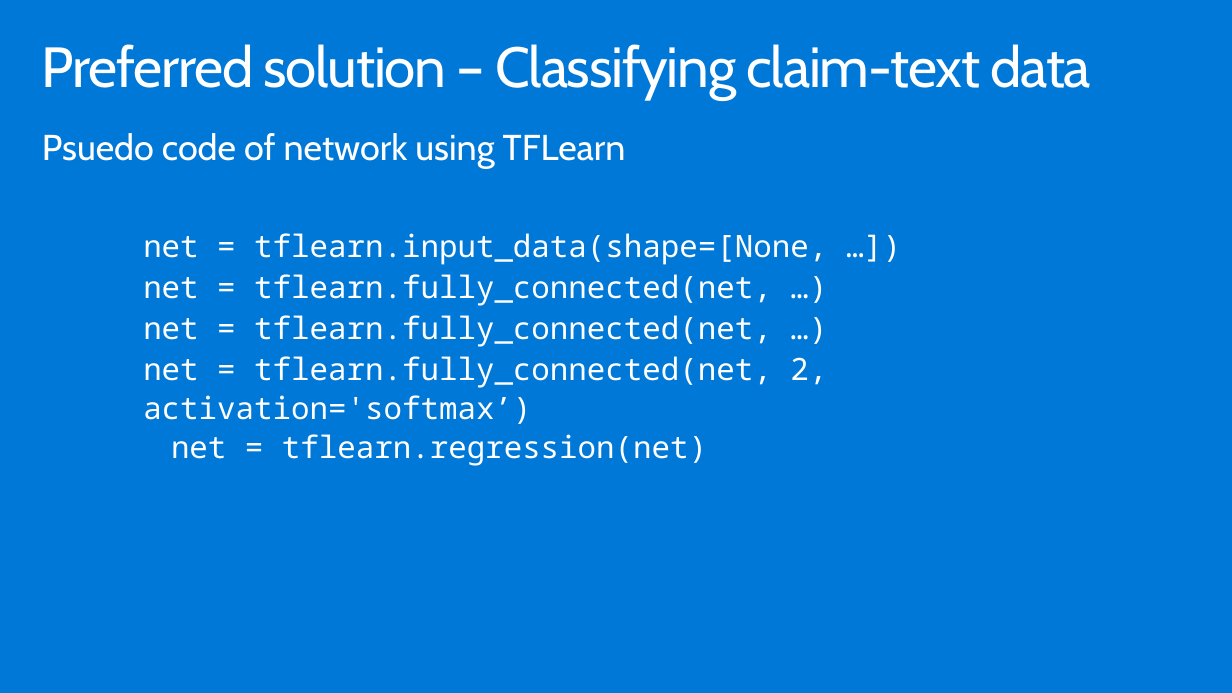
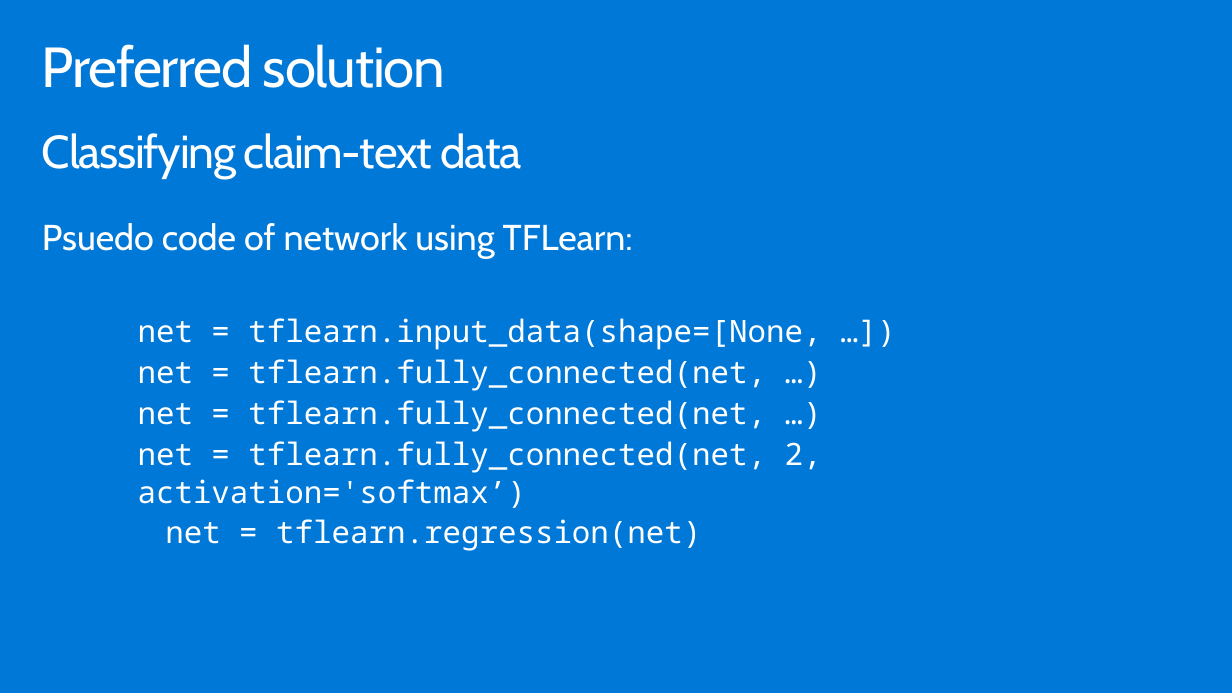
Before and after one commit to nenves/MCW-Cognitive-services-and-deep-learning, a slide deck: slide 19 of Whiteboard design session/WDS trainer presentation - Cognitive Services and deep learning.pptx. Drawn at 1232x693 pixels with LibreOffice and Linux fonts; fonts in the diff are those of the drawing. Boxes give left, top, right and bottom in pixels: in the first picture for what was removed or moved away, otherwise in the second. Text is boxed around its words. In the diff, an @@ line names an element or a change of style, - is before the commit and + after.

```diff
--- a/Whiteboard design session/WDS trainer presentation - Cognitive Services and deep learning.pptx
+++ b/Whiteboard design session/WDS trainer presentation - Cognitive Services and deep learning.pptx
@@ title at (x1=42, y1=44, x2=445, y2=88): text changed; size 44.1 to 44 pt @@
-Preferred solution – Classifying claim-text data
+Preferred solution
@@ text added at (x1=42, y1=133, x2=521, y2=179), 36 pt, text #FFFFFF @@
+Classifying claim-text data
@@ text at (x1=42, y1=223, x2=633, y2=259): text changed @@
-Psuedo code of network using TFLearn
+Psuedo code of network using TFLearn:
@@ text "net = tflearn.input_data(shape=[None, …])" moved from (x1=143, y1=233, x2=827, y2=466) to (x1=138, y1=318, x2=822, y2=551) @@
```
Also in this commit, not shown: 22 other slides changed.
